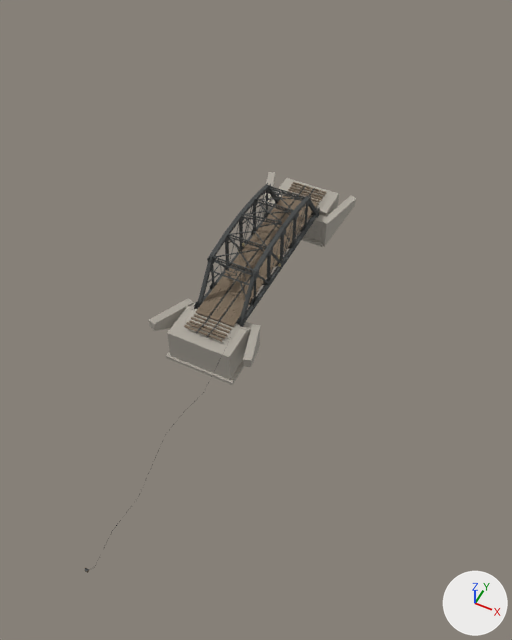
Before and after pictures for a commit that changed the glTF model Taierzhuang1938/Model/Model_RailBridge.glb.
Both versions are drawn from a camera (50 mm lens) standing at (30.3, -62.1, 64.8) and looking at (1.1, -3.7, -8.2). The lights are fixed; the arrows at lower right show +X, +Y and +Z. The picture after the commit comes second. Vertices at exactly the same position are counted once.

Objects in the first picture: 'AbutmentNorth', 'AbutmentSouth', 'CentreBracing', 'NorthSpan', 'SouthCoping0', 'SouthSpan' and 8 more.
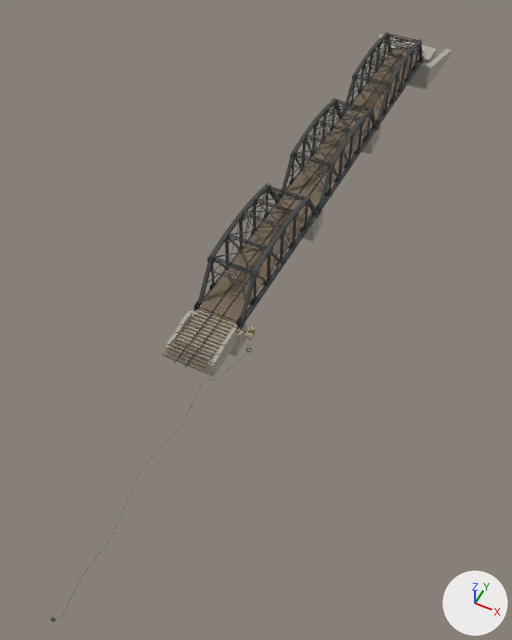
Where the newer file only moved an object's origin or applied its transform, the numbers keep the older frame.

Patch to the scene script:
```diff
--- a/Taierzhuang1938/Model/Model_RailBridge.glb.py
+++ b/Taierzhuang1938/Model/Model_RailBridge.glb.py
@@ me_abutmentnorth @@
-me_abutmentnorth.from_pydata(...)  # 1432 vertices, 2236 faces; spans x -6.99..6.99, y 10.35..17.3, z -4.62..0.72
+me_abutmentnorth.from_pydata(...)  # 1136 vertices, 1728 faces; spans x -6.99..6.99, y 58.35..65.3, z -4.62..0.78
+# me_abutmentnorth part 1: the loose piece of 8 vertices spanning x -4.7..4.7, y 10.35..17.3, z -4.62..-4.2 is moved by (0.0, 48.0, 0.0)
+# me_abutmentnorth part 2: the loose piece of 8 vertices spanning x -4.2..4.2, y 10.95..17.0, z -4.2..-0.77 is moved by (0.0, 48.0, 0.0)
+# me_abutmentnorth part 3: 152 loose pieces with 1304 vertices, spanning x -6.99..6.99, y 10.52..17.0, z -4.62..0.72, are deleted
+# me_abutmentnorth part 4: 896 vertices added at x -6.99..6.99, y 58.52..65.0, z -4.62..0.78
+# other edits to the shape of me_abutmentnorth do not show in these pictures
 me_abutmentnorth.materials.append(mat_railbridgesteel)
@@ ob_abutmentsouth @@
-ob_abutmentsouth = bpy.data.objects.new('AbutmentSouth', me_abutmentsouth)
@@ ob_centrebracing @@
 ob_centrebracing.location = (0.0, 0.0, 6.0)
-ob_centrebracing.rotation_euler = (-0.0777, -0.101, 0.0643)  # degrees (-4.5, -5.8, 3.7)
+ob_centrebracing.rotation_euler = (-0.0368, 0.0334, 0.00219)  # degrees (-2.1, 1.9, 0.1)
@@ ob_southcoping0 @@
-ob_southcoping0 = bpy.data.objects.new('SouthCoping0', me_southcoping0)
@@ ob_spannorth @@
+ob_spannorth = bpy.data.objects.new('SpanNorth', me_spanmid)  # 5224 vertices, 7836 faces; spans x -3.5..3.5, y -12.2..12.2, z -0.5..6.4; in mat_railbridgesteel (dark grey #505252), mat_railbridgestone (grey #ada89e), mat_railbridgetimber (brown #7c6c59)
+ob_spannorth.location = (0.0, 48.0, 0.0)
@@ ob_spanmid @@
+ob_spanmid = bpy.data.objects.new('SpanMid', me_spanmid)  # 5224 vertices, 7836 faces; spans x -3.5..3.5, y -12.2..12.2, z -0.5..6.4; in mat_railbridgesteel (dark grey #505252), mat_railbridgestone (grey #ada89e), mat_railbridgetimber (brown #7c6c59)
+ob_spanmid.location = (0.0, 24.0, 0.0)
@@ ob_piers @@
+ob_piers = bpy.data.objects.new('Piers', me_piers)  # 1488 vertices, 2240 faces; spans x -3.7..3.7, y -13.8..37.9, z -4.7..-0.3; in mat_railbridgesteel (dark grey #505252), mat_railbridgestone (grey #ada89e)
+ob_piers.location = (0.0, 0.0, 0.0)
@@ ob_pier1cap1 @@
+ob_pier1cap1 = bpy.data.objects.new('Pier1Cap1', me_pier1cap1)  # 16 vertices, 24 faces; spans x -0.79..0.79, y -0.89..0.89, z -0.24..0.24; in mat_railbridgestone (grey #ada89e)
+ob_pier1cap1.location = (2.9, -12.0, -0.7)
@@ ob_crates @@
+ob_crates = bpy.data.objects.new('Crates', me_crates)  # 96 vertices, 144 faces; spans x 3.96..4.98, y -12.84..-11.28, z -1.02..0.03; in mat_railbridgecable (black #272727), mat_railbridgecharge (beige #b3a681), mat_railbridgetimber (brown #7c6c59)
+ob_crates.location = (0.0, 0.0, 0.0)
@@ ob_approachsouth @@
+ob_approachsouth = bpy.data.objects.new('ApproachSouth', me_approachsouth)  # 1230 vertices, 2056 faces; spans x -3.27..3.27, y -21.0..-12.0, z -1.9..0.93; in mat_railbridgesteel (dark grey #505252), mat_railbridgestone (grey #ada89e), mat_railbridgetimber (brown #7c6c59)
+ob_approachsouth.location = (0.0, 0.0, 0.0)
```

Changed parts and their boxes [x1, y1, x2, y2] in the pictures (512 x 640 px; the box of a moved part takes in the faces that stretch with it):
'AbutmentSouth', deleted: before [149, 299, 260, 385]
'SpanMid', added: after [278, 98, 379, 215]
'SpanNorth', added: after [342, 32, 424, 129]
'AbutmentNorth', reshaped (22% narrower, 26% shorter): before [262, 172, 356, 247]; after [378, 34, 451, 89]
'ApproachSouth', added: after [163, 308, 238, 377]
'Piers', added (mostly hidden): after [229, 118, 381, 356]
'CentreBracing', turned: before [241, 211, 282, 229]; after [242, 210, 281, 231]
'Crates', added: after [244, 326, 256, 341]
'Pier1Cap1', added: after [238, 326, 246, 337]
'SouthCoping0', deleted: before [189, 302, 196, 308]
part 1 of me_abutmentnorth, moved or reshaped (mostly hidden): before [296, 235, 323, 247]; after [403, 82, 425, 89]
part 2 of me_abutmentnorth, moved or reshaped: before [327, 200, 338, 216]; after [430, 54, 436, 62]
part 3 of me_abutmentnorth, deleted: before [262, 172, 356, 247]
part 4 of me_abutmentnorth, added: after [378, 34, 451, 89]
